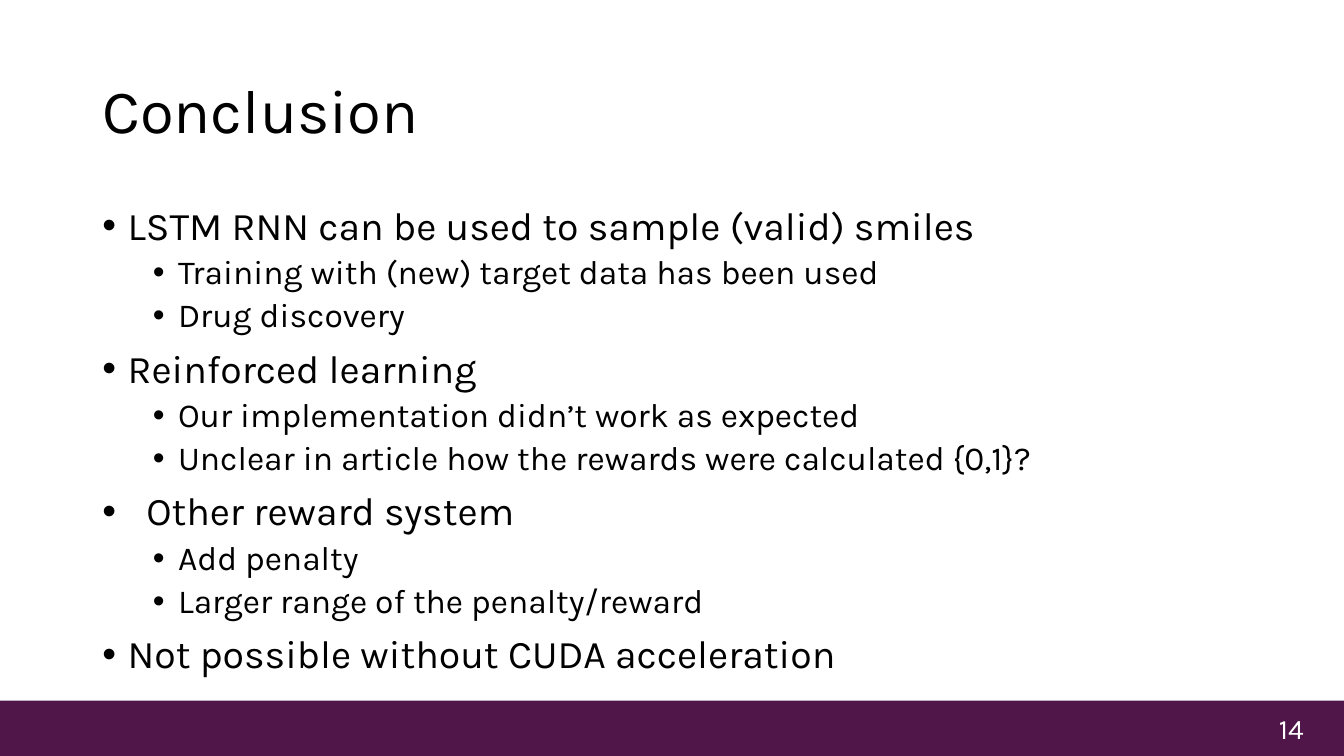
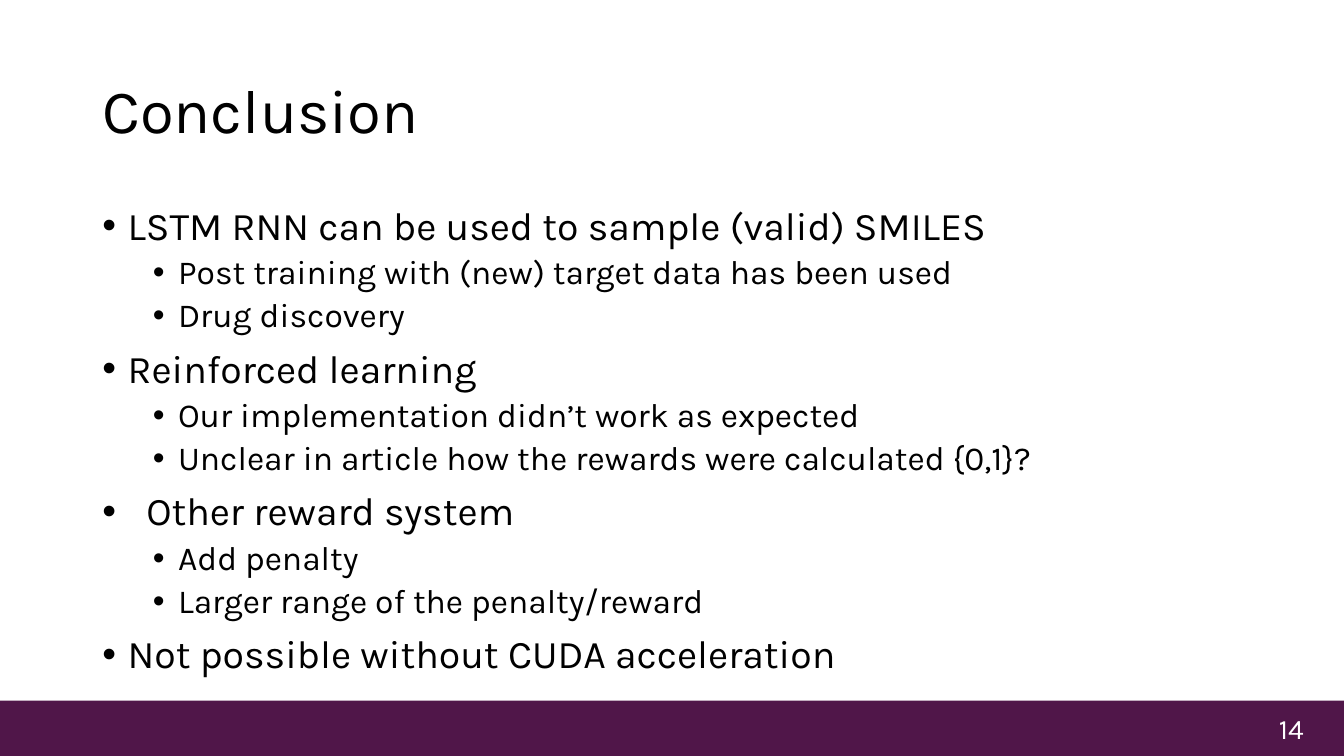
Before and after one commit to Martijn-075/ML4Chem-project-3-IV-MO, a slide deck: slide 14 of Presentation ML4CHEM project 3 iv MO.pptx. Drawn at 1344x756 pixels with LibreOffice and Linux fonts; fonts in the diff are those of the drawing; background and template pictures are left out. Boxes give left, top, right and bottom in pixels: in the first picture for what was removed or moved away, otherwise in the second. Text is boxed around its words. In the diff, an @@ line names an element or a change of style, - is before the commit and + after.

```diff
--- a/Presentation ML4CHEM project 3 iv MO.pptx
+++ b/Presentation ML4CHEM project 3 iv MO.pptx
@@ text at (128, 211, 986, 293): text changed @@
-• LSTM RNN can be used to sample (valid) smiles
-  • Training with (new) target data has been used
+• LSTM RNN can be used to sample (valid) SMILES
+  • Post training with (new) target data has been used
```
Also in this commit, not shown: 9 other slides changed, 8 other files.
